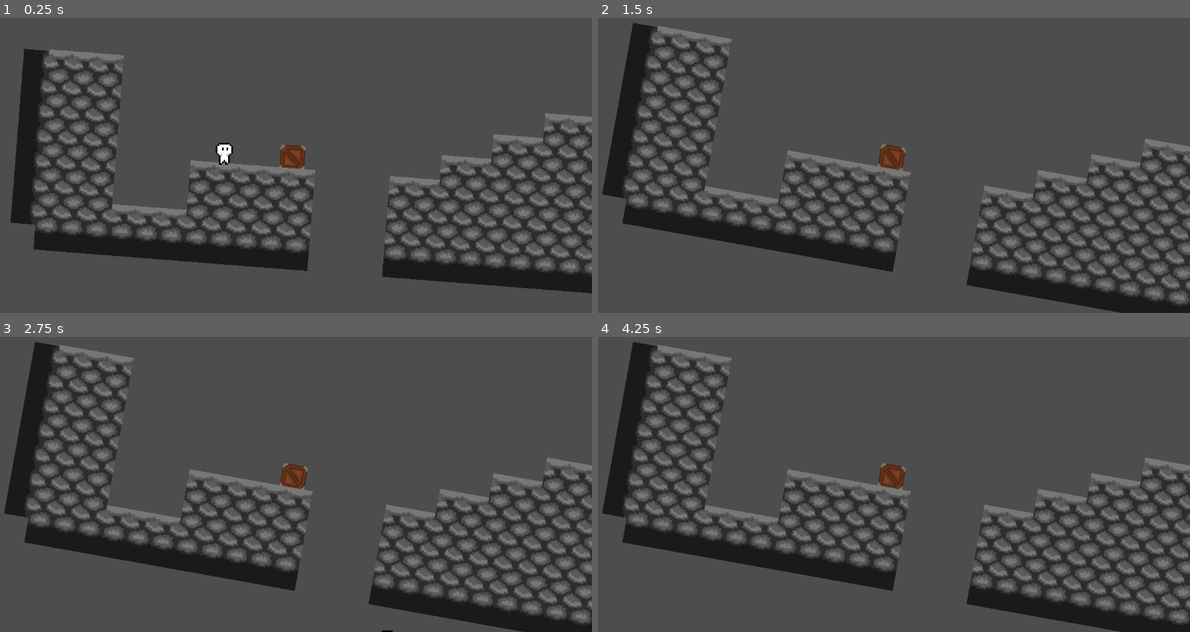
Above: before the commit, frames 1-4 (two rows, left to right).
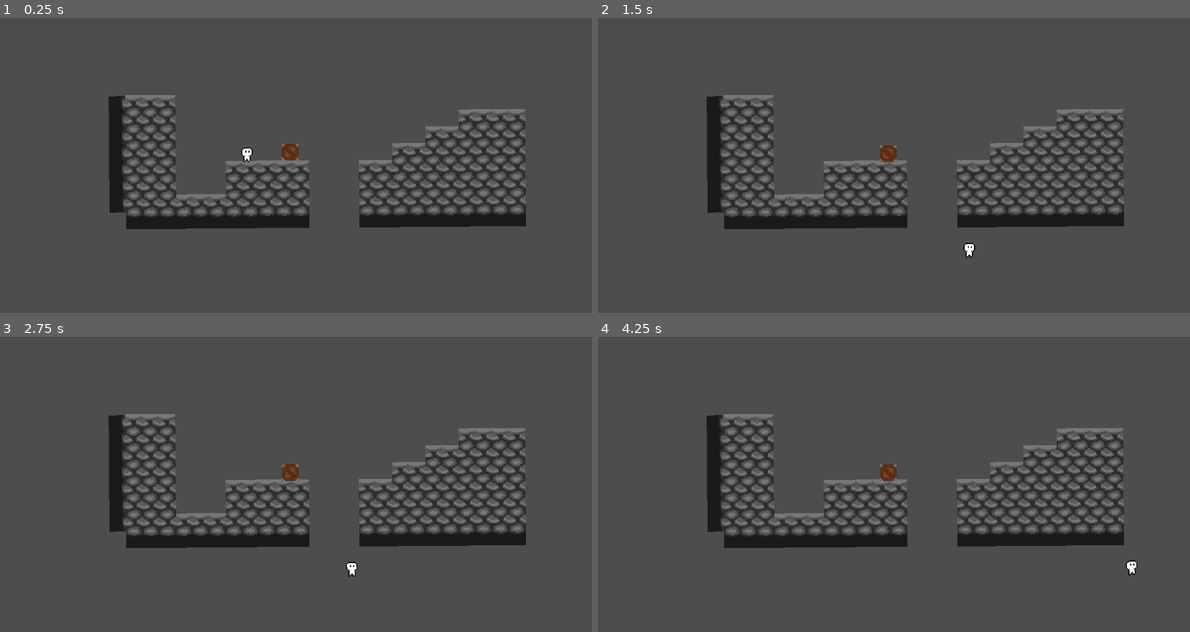
Above: after the commit, the same moments.

Repository: SamaraHacker/GamJam4-2025
Game: Godot game, scene res://Scenes/level_1.tscn
The game is run twice, just before and just after one commit, with the same random seed, the same clock (stepped at 60 frames per second) and the same inputs.
Inputs:
- Up to frame 1 (0.25 s): no input
- Up to frame 2 (1.5 s): tap Enter (ui_accept) at 0.5, 0.77 s; hold Right (ui_right) from 0.53 s (still down)
- Up to frame 3 (2.75 s): tap Enter (ui_accept) at 1.52 s; release Right (ui_right) at 2.03 s; hold Left (ui_left) from 2.03 s (still down)
- Up to frame 4 (4.25 s): release Left (ui_left) at 2.78 s; hold Right (ui_right) from 2.78 s (still down); tap Enter (ui_accept) at 3.02, 3.77 s

The runs differ from the first frame. In frame 1, 28% of the frame differs, in the area x 1-100%, y 10-94%; in frame 2, 28%; in frame 3, 28%, in the area x 0-100%, y 1-100%; in frame 4, 28%.

Commit message:
I love pretzels(your new name is pretzels)

Diff:
--- a/shiftingshafts/Scenes/box.tscn
+++ b/shiftingshafts/Scenes/box.tscn
@@ -1,14 +1,14 @@
-[gd_scene load_steps=4 format=3 uid="uid://c46e0ghgl2d5w"]
+[gd_scene load_steps=3 format=3 uid="uid://c46e0ghgl2d5w"]
 
 [ext_resource type="Texture2D" uid="uid://bhjenccnn7vk4" path="res://Sprites/boxObject.png" id="1_pjemy"]
-
-[sub_resource type="GDScript" id="GDScript_redo7"]
 
 [sub_resource type="RectangleShape2D" id="RectangleShape2D_mryy3"]
 size = Vector2(16, 16)
 
 [node name="Box" type="RigidBody2D" groups=["boxes"]]
-script = SubResource("GDScript_redo7")
+mass = 2.0
+gravity_scale = 0.5
+lock_rotation = true
 
 [node name="Sprite2D" type="Sprite2D" parent="."]
 texture = ExtResource("1_pjemy")
--- a/shiftingshafts/Scenes/level_1.tscn
+++ b/shiftingshafts/Scenes/level_1.tscn
@@ -1,6 +1,6 @@
 [gd_scene load_steps=8 format=3 uid="uid://bfb0akjsoov5c"]
 
-[ext_resource type="Texture2D" uid="uid://dcrdpio35li7x" path="res://Sprites/Tilemap1.png" id="1_ivr4u"]
+[ext_resource type="Texture2D" uid="uid://dcrdpio35li7x" path="res://Sprites/BgTilemap.png" id="1_ivr4u"]
 [ext_resource type="PackedScene" uid="uid://bn6a5og2sdpy4" path="res://Scenes/player.tscn" id="1_lp86p"]
 [ext_resource type="PackedScene" uid="uid://c46e0ghgl2d5w" path="res://Scenes/box.tscn" id="1_t83nb"]
 [ext_resource type="Script" path="res://Scripts/map.gd" id="2_i41of"]
@@ -32,10 +32,8 @@
 
 [node name="Level 1" type="Node2D"]
 
-[node name="Box" parent="." instance=ExtResource("1_t83nb")]
-
 [node name="Camera2D" type="Camera2D" parent="."]
-zoom = Vector2(3, 3)
+zoom = Vector2(2, 2)
 
 [node name="Map" type="TileMap" parent="Camera2D"]
 tile_set = SubResource("TileSet_3dm1v")
@@ -43,10 +41,13 @@
 layer_0/tile_data = PackedInt32Array(-131082, 196608, 3, -131081, 196608, 3, -131080, 196608, 3, -196616, 196608, 2, -1 …(2413 unchanged characters)…
 script = ExtResource("2_i41of")
 
+[node name="Box" parent="Camera2D/Map" instance=ExtResource("1_t83nb")]
+position = Vector2(-2, -7)
+
+[node name="Player" parent="Camera2D/Map" instance=ExtResource("1_lp86p")]
+position = Vector2(-43, 9)
+
 [node name="StaticBody2D" type="StaticBody2D" parent="Camera2D/Map"]
 
 [node name="CollisionShape2D" type="CollisionShape2D" parent="Camera2D/Map/StaticBody2D"]
 shape = SubResource("WorldBoundaryShape2D_mf3wm")
-
-[node name="Player" parent="." instance=ExtResource("1_lp86p")]
-position = Vector2(-43, 9)
--- /dev/null
+++ b/shiftingshafts/Scenes/music.tscn
@@ -0,0 +1,7 @@
+[gd_scene load_steps=2 format=3 uid="uid://bfbg844hembeo"]
+
+[ext_resource type="AudioStream" uid="uid://sp7d2cf5m3in" path="res://Sounds/GameMsc.wav" id="1_kfp44"]
+
+[node name="Music" type="AudioStreamPlayer2D"]
+stream = ExtResource("1_kfp44")
+autoplay = true
--- a/shiftingshafts/Scripts/map.gd
+++ b/shiftingshafts/Scripts/map.gd
@@ -1,23 +1,27 @@
 extends TileMap
 
 var boxLocation = 30
-var rotationScalar = 0.01
+var rotationScalar = 0.005
 var maxRotation = 0
 
+@onready var box: RigidBody2D = $Box
 # Called every frame. 'delta' is the elapsed time since the previous frame.
 func _process(delta: float) -> void:
 	#make screen tilt based on box location
+	boxLocation = box.position.x
+	maxRotation = boxLocation/5
+	if maxRotation > 30:
+		maxRotation = 30
+	elif maxRotation < -30:
+		maxRotation = -30
 
-	maxRotation = boxLocation/3
+	if rotation_degrees > maxRotation:
+		rotation_degrees = maxRotation
+	elif rotation_degrees < maxRotation:
+		rotation_degrees = maxRotation
+	elif rotation_degrees < maxRotation and rotation_degrees > -maxRotation:
+		rotation_degrees += boxLocation*rotationScalar
 
-	if boxLocation > 0:
-		if rotation_degrees < maxRotation:
-			rotation_degrees += boxLocation*rotationScalar
-	else:
-		if rotation_degrees > -maxRotation:
-			rotation_degrees += boxLocation*rotationScalar
-
-	if rotation_degrees > 30:
-		rotation_degrees = 30
-	elif rotation_degrees < -30:
-		rotation_degrees = -30
+	#box.rotation_degrees = rotation_degrees
+	box.global_rotation = global_rotation
+	box.global_rotation_degrees = global_rotation_degrees
--- a/shiftingshafts/Scripts/player.gd
+++ b/shiftingshafts/Scripts/player.gd
@@ -1,14 +1,17 @@
 extends CharacterBody2D
 
 
-const PUSH_SPEED = 20.0
+const PUSH_SPEED = 50
 const SPEED = 125.0
+const MAX_VELOCITY = 50
 const JUMP_VELOCITY = -250.0
 const gravScalar = 1.1
 
 var canJump = false
 var jumpTicks = 0
 var jumpPressed = false
+
+var collisionBox = CollisionShape2D.new()
 
 
 func _physics_process(delta: float) -> void:
@@ -31,9 +34,11 @@
 
 	for i in get_slide_collision_count():
 		var collision = get_slide_collision(i)
-		var collisionBox = collision.get_collider()
-		if collisionBox.is_in_group("boxes"):
-			collisionBox.set_angular_velocity(0.0)
+		#if collisionBox.is_in_group("boxes") and not collision.get_collider() == collisionBox:
+		#	collisionBox.lock_rotation = false
+		collisionBox = collision.get_collider()
+		if collisionBox.is_in_group("boxes") and abs(collisionBox.get_linear_velocity().x)< MAX_VELOCITY:
+		#	collisionBox.lock_rotation = true
 			collisionBox.apply_central_impulse(collision.get_normal()*-PUSH_SPEED)
 
 
--- a/shiftingshafts/project.godot
+++ b/shiftingshafts/project.godot
@@ -15,6 +15,10 @@
 config/features=PackedStringArray("4.3", "Forward Plus")
 config/icon="res://icon.svg"
 
+[autoload]
+
+Music="*res://Scenes/music.tscn"
+
 [dotnet]
 
 project/assembly_name="ShiftingShafts"
Not shown, added: shiftingshafts/Sounds/GameMsc.wav.import
Renamed: shiftingshafts/Sprites/Tilemap1.png -> shiftingshafts/Sprites/BgTilemap.png
Not shown, added: shiftingshafts/Sprites/BgTilemap.png.import
Binary file added: shiftingshafts/Sprites/FgTilemap.png
Not shown, added: shiftingshafts/Sprites/FgTilemap.png.import
Not shown, removed: shiftingshafts/Sprites/Tilemap1.png.import
Not shown, added: shiftingshafts/Sounds/GameMsc.wav
